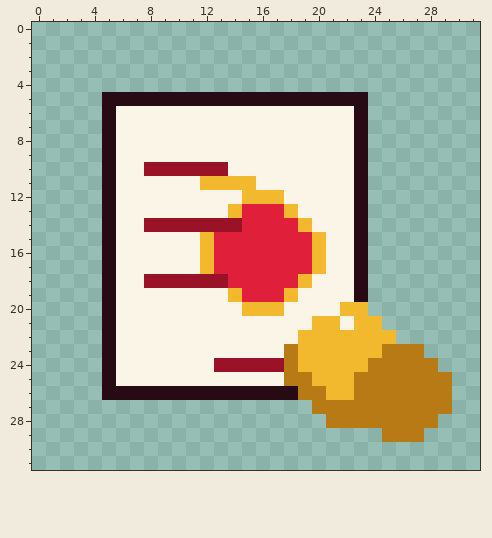
Pixel-art file, stored at 画像完成品/ルーレット_作り直し/Aseprite/blood_contract_icon.aseprite. Above, as it was before the edit.
32x32 pixels, 1 frame. Colours within 5 levels of each other are drawn and written as one.
And afterwards:
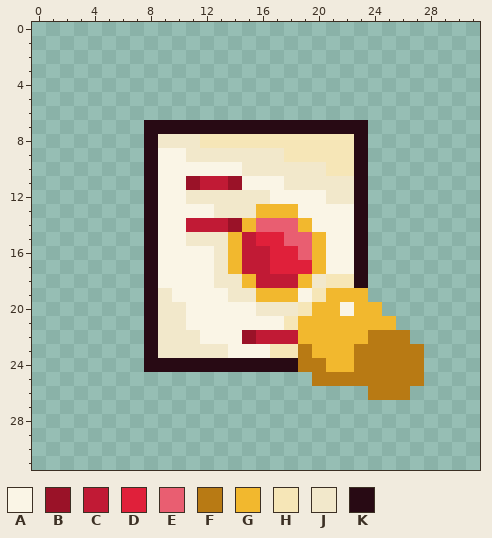
Palette (. is transparent): A #faf5e6  B #9a1228  C #c11a35  D #e0203a  E #e95e71  F #b87a14  G #f2b82e  H #f6e6b7  J #f2e8cb  K #280a14
What changed:
Changed rows in their new state; - is an unchanged pixel.
first column x 5:
 5 ...................------
 6 ...................------
 7 ...KKKKKKKKKKKKKKK-------
 8 ...KJJJHHHHHHHHHHH-------
 9 ...K--JJJJJJJHHHHH-------
10 ...KAAAAA-JJJJJJHH-------
11 ...K--BCCBA--JJJJJ-------
12 ...K--JJJJJJA---JJ-------
13 ...K----JJJGG------------
14 ...KAACCC-GEEE-----------
15 ...K--JJJGC--EE----------
16 ...K---AJGCC--E----------
17 ...K---AJGCC-------------
18 ...KAAAAJJGCCC-JHH-------
19 ...KJ----JJGG--HGGG------
20 ...KJJ----AJJJHGGA-G-----
21 ...KJJ-------HG--G--G----
22 ...KJJJ---BCCC-----FFF---
23 ...KJJJJJ---HHF---FF-----
24 ...KKKKKKKKKKKFF--F----.-
25 ...............FFF-----..
26 ...................---...
27 ---------------..........
28 ----------------........-
29 --------------------...--
Where, in picture pixels (left, top, right, bottom), the same in both pictures:
changed: (102, 92, 452, 442)
